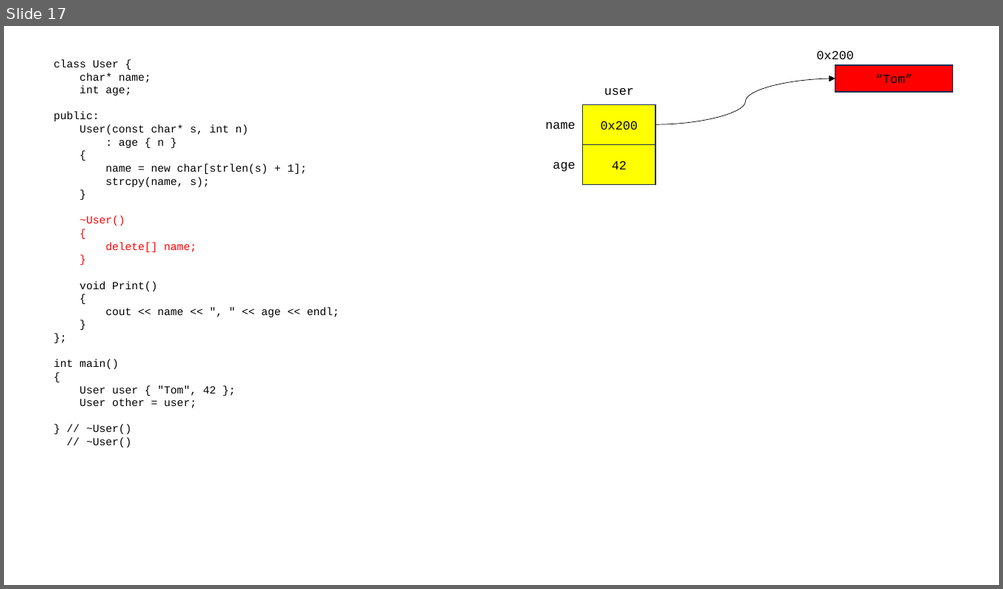
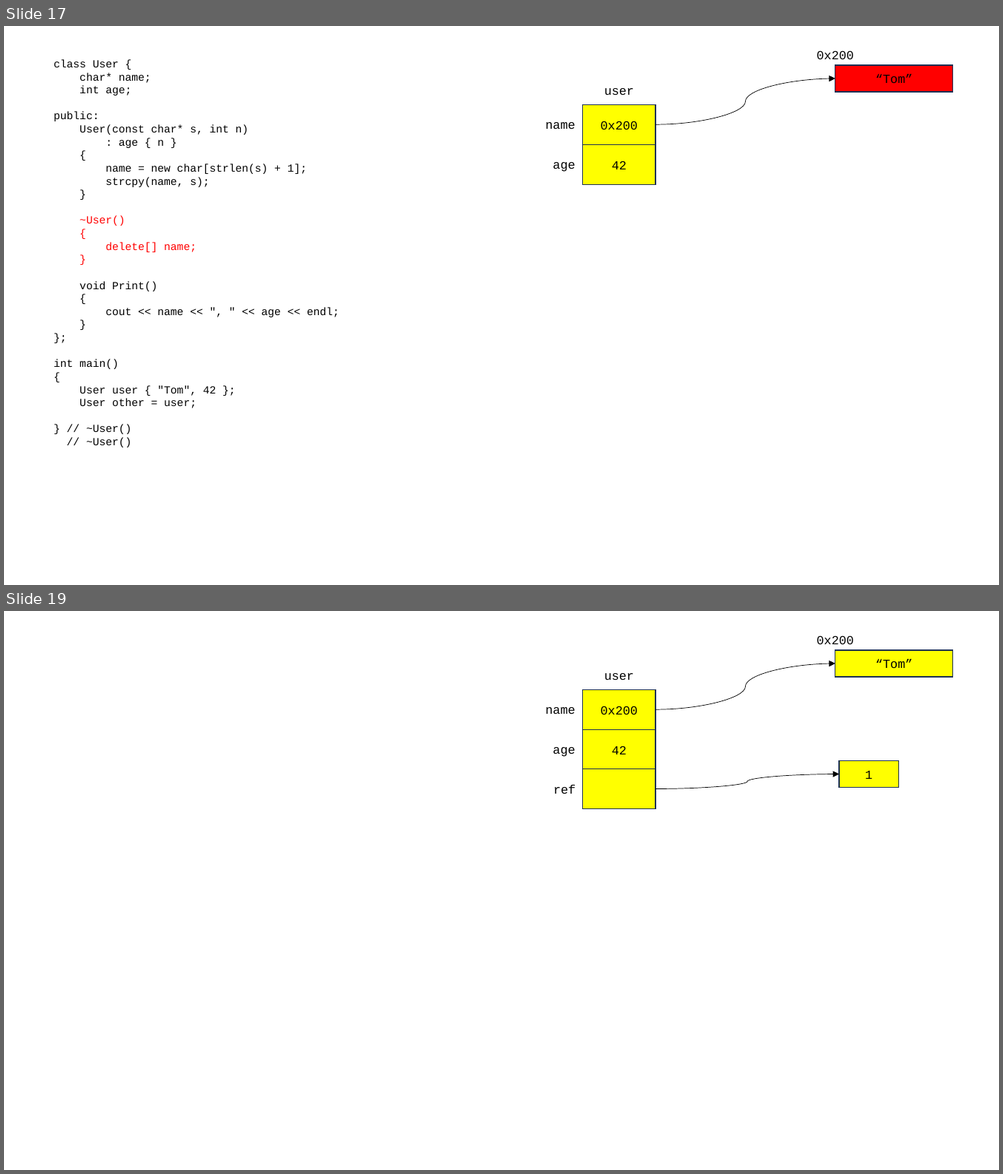
Before and after one commit to joonsungk/cpp_231023, a slide deck: cpp_231023.pptx. Shown one above the other, each under a label of ours: slide 17 before the commit, slides 17 and 19 after it; the slides between them are not shown. The pictures are 1003x589 and 1003x1174 pixels, drawn with LibreOffice and Linux fonts; fonts in the diff are those of the drawing. Boxes give left, top, right and bottom in pixels: in the first picture for what was removed or moved away, otherwise in the second. Text is boxed around its words. In the diff, an @@ line names an element or a change of style, - is before the commit and + after.

```diff
--- a/cpp_231023.pptx
+++ b/cpp_231023.pptx
@@ slide 19 added at (x1=4, y1=611, x2=999, y2=1170), background #FFFFFF @@
@@ text added at (x1=817, y1=635, x2=854, y2=644), 12 pt, text #000000 @@
+0x200
@@ rectangle added at (x1=835, y1=649, x2=953, y2=677), fill #FFFF00, outline #1E3256 1 pt, 12 pt, text #000000 @@
+“Tom”
@@ text added at (x1=604, y1=673, x2=634, y2=680), 12 pt, text #000000 @@
+user
@@ curved arrow added from (655, 709) to (835, 664), #000000 0.5 pt @@
@@ rectangle added at (x1=582, y1=689, x2=655, y2=729), fill #FFFF00, outline #1E3256 1 pt, 12 pt, text #000000 @@
+0x200
@@ text added at (x1=545, y1=707, x2=575, y2=714), 12 pt, text #000000 @@
+name
@@ rectangle added at (x1=582, y1=729, x2=655, y2=770), fill #FFFF00, outline #1E3256 1 pt, 12 pt, text #000000 @@
+42
@@ text added at (x1=552, y1=747, x2=575, y2=757), 12 pt, text #000000 @@
+age
@@ rectangle added at (x1=839, y1=761, x2=899, y2=788), fill #FFFF00, outline #1E3256 1 pt, 12 pt, text #000000 @@
+1
@@ text added at (x1=553, y1=785, x2=575, y2=794), 12 pt, text #000000 @@
+ref
@@ rectangle added at (x1=582, y1=769, x2=655, y2=809), fill #FFFF00, outline #1E3256 1 pt @@
@@ curved arrow added from (655, 789) to (839, 775), #000000 0.5 pt @@
```
Also in this commit, not shown: 6 other slides added, 2 other files.
